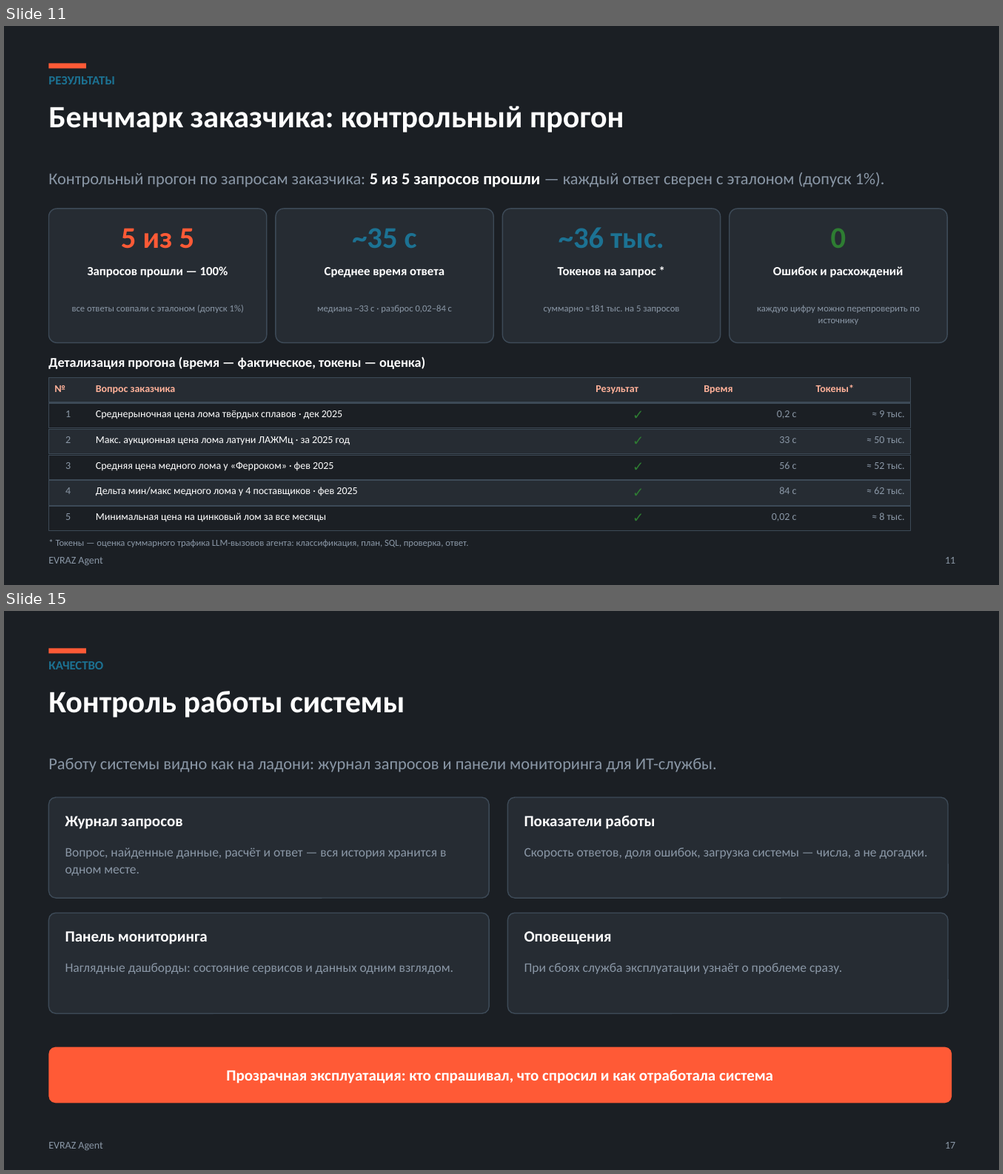
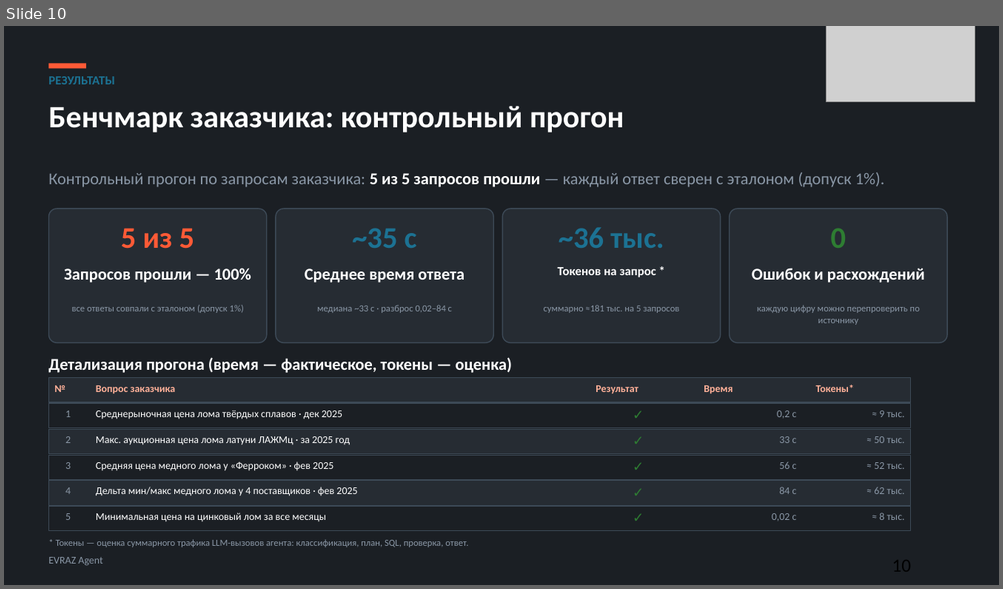
Before and after one commit to kostIT13/EVRAZ_ExcelAgent, a slide deck: data/EVRAZ_Agent_defense.pptx. Shown one above the other, each under a label of ours: slides 11 and 15 before the commit, slide 10 after it; the slides between them are not shown. The pictures are 1003x1174 and 1003x589 pixels, drawn with LibreOffice and Linux fonts; fonts in the diff are those of the drawing; grey boxes stand for pictures. Boxes give left, top, right and bottom in pixels: in the first picture for what was removed or moved away, otherwise in the second. Text is boxed around its words. In the diff, an @@ line names an element or a change of style, - is before the commit and + after.

```diff
--- a/data/EVRAZ_Agent_defense.pptx
+++ b/data/EVRAZ_Agent_defense.pptx
@@ slide 15 removed at [4,611,999,1170], background #FFFFFF @@
@@ rectangle removed at [4,611,999,1170] @@
@@ rectangle removed at [48,648,86,653] @@
@@ text removed at [48,661,103,669] @@
-КАЧЕСТВО
@@ text removed at [48,691,404,718] @@
-Контроль работы системы
@@ text removed at [48,758,717,772] @@
-Работу системы видно как на ладони: журнал запросов и панели мониторинга для ИТ-службы.
@@ rounded rectangle removed at [48,797,489,898] @@
@@ rounded rectangle removed at [508,797,948,898] @@
@@ text removed at [65,816,182,829] @@
-Журнал запросов
@@ text removed at [524,815,654,829] @@
-Показатели работы
@@ text removed at [65,848,446,876] @@
-Вопрос, найденные данные, расчёт и ответ — вся история хранится в одном месте.
@@ text removed at [524,848,928,859] @@
-Скорость ответов, доля ошибок, загрузка системы — числа, а не догадки.
@@ rounded rectangle removed at [48,913,489,1014] @@
@@ rounded rectangle removed at [508,913,948,1014] @@
@@ text removed at [65,931,208,945] @@
-Панель мониторинга
@@ text removed at [524,931,612,945] @@
-Оповещения
@@ text removed at [65,963,453,974] @@
-Наглядные дашборды: состояние сервисов и данных одним взглядом.
@@ text removed at [524,963,842,974] @@
-При сбоях служба эксплуатации узнаёт о проблеме сразу.
@@ rounded rectangle removed at [48,1048,951,1103] @@
@@ text removed at [226,1070,773,1084] @@
-Прозрачная эксплуатация: кто спрашивал, что спросил и как отработала система
@@ text removed at [48,1142,102,1151] @@
-EVRAZ Agent
@@ text removed at [945,1142,955,1149] @@
-17
@@ what was slide 11 is now slide 10 @@
@@ slide 10 changed as well @@
@@ picture added at [826,26,976,102] @@
@@ size 12 to 16 pt in 3 elements at [64,268,251,283], [304,269,464,283], [751,268,925,283] @@
@@ text "Детализация прогона (время — фактическое, ..." at [48,358,512,373]: size 13 to 16 pt @@
@@ text removed at [945,557,955,564] @@
-11
```
Also in this commit, not shown: 7 other slides changed, 5 slides added, 7 other slides removed, 37 other files.
